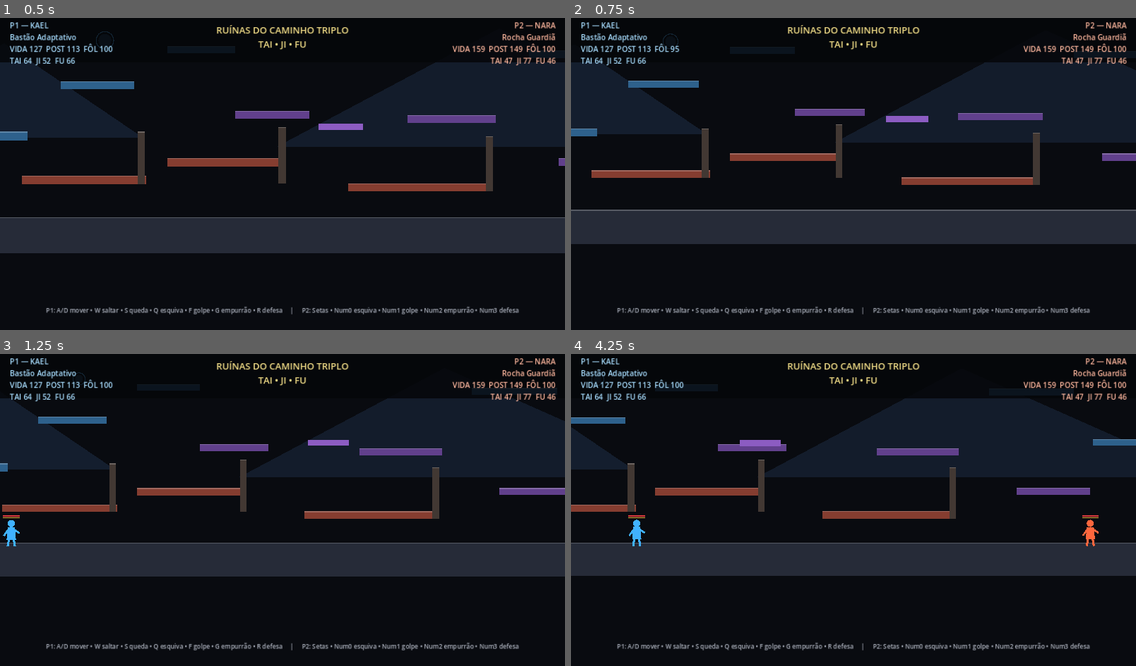
Above: before the commit, frames 1-4 (two rows, left to right).
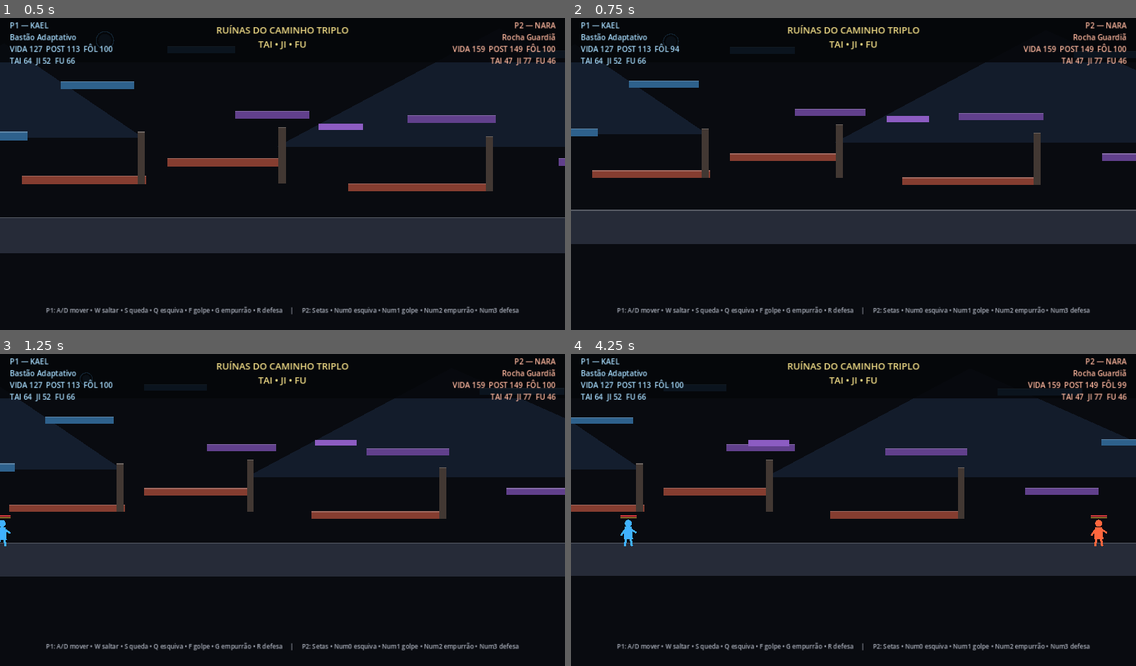
Above: after the commit, the same moments.

Repository: Tehkne-Solutions/taijifu-masters
Game: Godot game, scene res://scenes/main.tscn
The game is run twice, just before and just after one commit, with the same random seed, the same clock (stepped at 60 frames per second) and the same inputs.
Inputs:
- Up to frame 1 (0.5 s): no input
- Up to frame 2 (0.75 s): tap Enter at 0.5 s; hold D (p1_right) from 0.53 s (still down); tap F (p1_attack) at 0.6 s
- Up to frame 3 (1.25 s): keep holding D (p1_right); tap W (p1_jump) at 0.77 s
- Up to frame 4 (4.25 s): tap R (p1_block) at 1.35 s; tap W (p1_jump) at 1.52, 3.02, 3.77 s; release D (p1_right) at 2.03 s; hold A (p1_left) 2.03-2.78 s; tap Q (p1_dodge) at 2.1 s; hold D (p1_right) from 2.78 s (still down); tap G (p1_push) at 2.85 s; tap Keypad 1 (p2_attack) at 3.6 s

Frame 1 is identical in both runs. In frame 2, 0.1% of the frame differs, in the area x 3-100%, y 4-54%; in frame 3, 2.4%; in frame 4, 3.0%, in the area x 0-99%, y 6-62%.

Commit message:
feat: implement phased Tai Ji Fu combat

Diff:
--- a/scripts/fighter/fighter_controller.gd
+++ b/scripts/fighter/fighter_controller.gd
@@ -3,6 +3,14 @@
 
 signal defeated(fighter: FighterController)
 signal combat_state_changed(fighter: FighterController)
+signal parry_performed(fighter: FighterController)
+
+enum AttackPhase {
+	NONE,
+	STARTUP,
+	ACTIVE,
+	RECOVERY
+}
 
 @export_range(1, 2, 1) var player_index: int = 1
 @export var build_preset: StringName = &"adaptive_staff"
@@ -17,8 +25,10 @@
 const JUMP_BUFFER := 0.15
 const DODGE_DURATION := 0.18
 const DODGE_COOLDOWN := 0.42
-const ATTACK_DURATION := 0.11
-const ATTACK_COOLDOWN := 0.30
+const PARRY_WINDOW := 0.09
+const WALL_SLIDE_SPEED := 118.0
+const WALL_JUMP_HORIZONTAL := 335.0
+const WALL_JUMP_VERTICAL := -475.0
 
 var build: BuildProfile
 var health: float
@@ -30,8 +40,11 @@
 var _jump_buffer_timer := 0.0
 var _dodge_timer := 0.0
 var _dodge_cooldown_timer := 0.0
-var _attack_timer := 0.0
-var _attack_cooldown_timer := 0.0
+var _parry_timer := 0.0
+var _air_recovery_available := true
+var _attack_phase: AttackPhase = AttackPhase.NONE
+var _attack_phase_timer := 0.0
+var _current_technique: TechniqueData
 var _attack_targets: Array[Node] = []
 var _is_blocking := false
 
@@ -49,25 +62,32 @@
 	_apply_movement(delta)
 	_apply_gravity(delta)
 	move_and_slide()
-	_update_floor_state(delta)
+	_update_floor_and_wall_state(delta)
 	_update_attack_area()
 	_regenerate_resources(delta)
 	queue_redraw()
 
 func _process_actions() -> void:
-	_is_blocking = Input.is_action_pressed(_action("block")) and is_on_floor() and _attack_timer <= 0.0
+	var can_guard := is_on_floor() and _attack_phase == AttackPhase.NONE and _dodge_timer <= 0.0
+	_is_blocking = Input.is_action_pressed(_action("block")) and can_guard
+
+	if Input.is_action_just_pressed(_action("block")) and can_guard:
+		_parry_timer = PARRY_WINDOW
 
 	if Input.is_action_just_pressed(_action("jump")):
-		_jump_buffer_timer = JUMP_BUFFER
+		if is_on_wall_only() and not is_on_floor():
+			_perform_wall_jump()
+		else:
+			_jump_buffer_timer = JUMP_BUFFER
 
 	if Input.is_action_just_pressed(_action("dodge")):
 		_try_dodge()
 
 	if Input.is_action_just_pressed(_action("attack")):
-		_try_light_attack()
+		_try_contextual_attack()
 
 	if Input.is_action_just_pressed(_action("push")):
-		_try_push()
+		_begin_technique(&"ji_shove")
 
 func _apply_movement(delta: float) -> void:
 	if _dodge_timer > 0.0:
@@ -75,17 +95,31 @@
 		return
 
 	var direction := Input.get_axis(_action("left"), _action("right"))
-	if absf(direction) > 0.01:
+	var can_turn := _attack_phase == AttackPhase.NONE or (
+		_attack_phase == AttackPhase.STARTUP
+		and is_instance_valid(_current_technique)
+		and _current_technique.can_turn_during_startup
+	)
+	if absf(direction) > 0.01 and can_turn:
 		facing = signf(direction)
 
-	var speed_modifier := 0.42 if _is_blocking else 1.0
+	var movement_lock := 1.0
+	match _attack_phase:
+		AttackPhase.STARTUP:
+			movement_lock = 0.48
+		AttackPhase.ACTIVE:
+			movement_lock = 0.28
+		AttackPhase.RECOVERY:
+			movement_lock = 0.62
+
+	var speed_modifier := 0.42 if _is_blocking else movement_lock
 	var target_speed := direction * build.movement_speed() * speed_modifier
 	var acceleration := 1900.0 if is_on_floor() else 760.0
 	var deceleration := 2350.0 if is_on_floor() else 510.0
 	var rate := acceleration if absf(target_speed) > absf(velocity.x) else deceleration
 	velocity.x = move_toward(velocity.x, target_speed, rate * delta)
 
-	if _jump_buffer_timer > 0.0 and (is_on_floor() or _coyote_timer > 0.0):
+	if _jump_buffer_timer > 0.0 and (is_on_floor() or _coyote_timer > 0.0) and _attack_phase == AttackPhase.NONE:
 		velocity.y = build.jump_velocity()
 		_jump_buffer_timer = 0.0
 		_coyote_timer = 0.0
@@ -96,68 +130,166 @@
 	if Input.is_action_pressed(_action("down")) and velocity.y > 40.0:
 		velocity.y += 36.0
 
+	if is_on_wall_only() and velocity.y > WALL_SLIDE_SPEED:
+		velocity.y = WALL_SLIDE_SPEED
+
 func _apply_gravity(delta: float) -> void:
 	if is_on_floor():
 		return
 	velocity.y += (GRAVITY if velocity.y < 0.0 else FALL_GRAVITY) * delta
 	velocity.y = minf(velocity.y, 980.0)
 
-func _update_floor_state(delta: float) -> void:
+func _update_floor_and_wall_state(delta: float) -> void:
 	if is_on_floor():
 		_coyote_timer = COYOTE_TIME
+		_air_recovery_available = true
 	else:
 		_coyote_timer = maxf(0.0, _coyote_timer - delta)
 
+func _perform_wall_jump() -> void:
+	var wall_normal := get_wall_normal()
+	if wall_normal == Vector2.ZERO:
+		wall_normal = Vector2(-facing, 0.0)
+	velocity.x = wall_normal.x * WALL_JUMP_HORIZONTAL
+	velocity.y = WALL_JUMP_VERTICAL
+	facing = signf(wall_normal.x)
+	_air_recovery_available = true
+	_jump_buffer_timer = 0.0
+	combat_state_changed.emit(self)
+
 func _try_dodge() -> void:
-	if _dodge_cooldown_timer > 0.0 or stamina < 18.0 or _is_blocking:
-		return
+	if _dodge_cooldown_timer > 0.0 or stamina < 18.0 or _is_blocking or _attack_phase != AttackPhase.NONE:
+		return
+	if not is_on_floor() and not _air_recovery_available:
+		return
+
+	var direction := Input.get_axis(_action("left"), _action("right"))
+	if absf(direction) > 0.01:
+		facing = signf(direction)
+	if not is_on_floor():
+		_air_recovery_available = false
+
 	stamina -= 18.0
 	_dodge_timer = DODGE_DURATION
 	_dodge_cooldown_timer = DODGE_COOLDOWN
 	combat_state_changed.emit(self)
 
-func _try_light_attack() -> void:
-	if _attack_cooldown_timer > 0.0 or _is_blocking or stamina < 7.0:
-		return
-	stamina -= 7.0
-	_attack_timer = ATTACK_DURATION
-	_attack_cooldown_timer = ATTACK_COOLDOWN
+func _try_contextual_attack() -> void:
+	var technique_id: StringName
+	if not is_on_floor():
+		technique_id = build.technique_for("tai", 1)
+	elif Input.is_action_pressed(_action("down")):
+		technique_id = &"ji_sweep"
+	elif absf(velocity.x) > build.movement_speed() * 0.52:
+		technique_id = build.technique_for("tai", 0)
+	elif build.fu_index() >= build.ji_index():
+		technique_id = build.technique_for("fu", 0)
+	else:
+		technique_id = build.technique_for("ji", 0)
+	_begin_technique(technique_id)
+
+func _begin_technique(technique_id: StringName) -> void:
+	if _attack_phase != AttackPhase.NONE or _dodge_timer > 0.0 or _is_blocking:
+		return
+
+	var technique := TechniqueCatalog.get_technique(technique_id)
+	if not technique.is_valid_for(is_on_floor()) or stamina < technique.stamina_cost:
+		return
+
+	_current_technique = technique
+	stamina -= technique.stamina_cost
+	_attack_phase = AttackPhase.STARTUP
+	_attack_phase_timer = technique.startup_seconds()
 	_attack_targets.clear()
-	attack_shape.disabled = false
-	combat_state_changed.emit(self)
-
-func _try_push() -> void:
-	if _attack_cooldown_timer > 0.0 or stamina < 11.0:
-		return
-	stamina -= 11.0
-	_attack_timer = ATTACK_DURATION * 0.85
-	_attack_cooldown_timer = ATTACK_COOLDOWN * 1.15
-	_attack_targets.clear()
-	attack_shape.disabled = false
-	combat_state_changed.emit(self)
+	attack_shape.disabled = true
+
+	if technique.path == "tai" and is_on_floor():
+		velocity.x += facing * minf(95.0, build.tai_index())
+	combat_state_changed.emit(self)
+
+func _advance_attack_phase() -> void:
+	if not is_instance_valid(_current_technique):
+		_end_technique()
+		return
+
+	match _attack_phase:
+		AttackPhase.STARTUP:
+			_attack_phase = AttackPhase.ACTIVE
+			_attack_phase_timer = _current_technique.active_seconds()
+			_configure_active_hitbox()
+			attack_shape.set_deferred("disabled", false)
+		AttackPhase.ACTIVE:
+			_attack_phase = AttackPhase.RECOVERY
+			_attack_phase_timer = _current_technique.recovery_seconds()
+			attack_shape.set_deferred("disabled", true)
+		AttackPhase.RECOVERY:
+			_end_technique()
+
+func _end_technique() -> void:
+	_attack_phase = AttackPhase.NONE
+	_attack_phase_timer = 0.0
+	_current_technique = null
+	attack_shape.set_deferred("disabled", true)
+	combat_state_changed.emit(self)
+
+func _configure_active_hitbox() -> void:
+	if not is_instance_valid(_current_technique):
+		return
+	var rectangle := attack_shape.shape as RectangleShape2D
+	if rectangle:
+		rectangle.size = _current_technique.hitbox_size
 
 func _update_attack_area() -> void:
-	attack_area.position.x = 35.0 * facing
-	if _attack_timer <= 0.0 and not attack_shape.disabled:
-		attack_shape.set_deferred("disabled", true)
+	if not is_instance_valid(_current_technique):
+		attack_area.position = Vector2(35.0 * facing, -18.0)
+		return
+	attack_area.position = Vector2(
+		_current_technique.hitbox_offset.x * facing,
+		_current_technique.hitbox_offset.y
+	)
 
 func _on_attack_body_entered(body: Node) -> void:
-	if _attack_timer <= 0.0 or body == self or body in _attack_targets:
+	if _attack_phase != AttackPhase.ACTIVE or not is_instance_valid(_current_technique):
+		return
+	if body == self or body in _attack_targets:
 		return
 	if body is FighterController:
 		_attack_targets.append(body)
 		var target := body as FighterController
-		var impulse := Vector2(facing * build.knockback_power(), -105.0)
-		target.receive_hit(build.light_damage(), 11.0 + build.ji_index() * 0.08, impulse, global_position)
-
-func receive_hit(damage: float, posture_damage: float, impulse: Vector2, attacker_position: Vector2) -> void:
+		var path_damage := build.damage_multiplier_for(_current_technique.path)
+		var path_posture := build.posture_multiplier_for(_current_technique.path)
+		var damage := (_current_technique.damage + build.strength * 0.035 + build.technique * 0.02) * path_damage
+		var posture_damage := _current_technique.posture_damage * path_posture
+		var impulse := Vector2(
+			facing * _current_technique.horizontal_force,
+			_current_technique.vertical_force
+		)
+		target.receive_hit(damage, posture_damage, impulse, global_position, self)
+
+func receive_hit(
+	damage: float,
+	posture_damage: float,
+	impulse: Vector2,
+	attacker_position: Vector2,
+	attacker: FighterController = null
+) -> void:
 	if _dodge_timer > 0.06:
+		return
+
+	var attacker_direction := signf(attacker_position.x - global_position.x)
+	var guarding_front := _is_blocking and attacker_direction == facing
+	if guarding_front and _parry_timer > 0.0:
+		posture = minf(build.max_posture(), posture + 8.0)
+		if is_instance_valid(attacker):
+			attacker.apply_parry_recoil(global_position)
+		parry_performed.emit(self)
+		combat_state_changed.emit(self)
 		return
 
 	var damage_reduction := clampf(build.defense * 0.0035, 0.0, 0.34)
 	var posture_reduction := clampf(build.control * 0.0025, 0.0, 0.28)
 
-	if _is_blocking and signf(attacker_position.x - global_position.x) == facing:
+	if guarding_front:
 		damage *= 0.28
 		posture_damage *= 1.15
 		impulse *= 0.42
@@ -169,11 +301,20 @@
 		posture = build.max_posture() * 0.32
 		impulse *= 1.55
 
+	impulse *= 1.0 - build.knockback_resistance()
 	velocity = impulse
 	combat_state_changed.emit(self)
 
 	if health <= 0.0:
 		defeated.emit(self)
+
+func apply_parry_recoil(defender_position: Vector2) -> void:
+	var away := signf(global_position.x - defender_position.x)
+	velocity = Vector2(away * 185.0, -55.0)
+	_attack_phase = AttackPhase.RECOVERY
+	_attack_phase_timer = 0.24
+	attack_shape.set_deferred("disabled", true)
+	combat_state_changed.emit(self)
 
 func reset_fighter(spawn_position: Vector2) -> void:
 	global_position = spawn_position
@@ -181,24 +322,36 @@
 	health = build.max_health()
 	posture = build.max_posture()
 	stamina = 100.0
-	_attack_timer = 0.0
 	_dodge_timer = 0.0
+	_dodge_cooldown_timer = 0.0
+	_parry_timer = 0.0
+	_air_recovery_available = true
+	_end_technique()
 	queue_redraw()
 
 func _regenerate_resources(delta: float) -> void:
 	stamina = minf(100.0, stamina + (15.0 if not _is_blocking else 7.0) * delta)
-	if not _is_blocking and _attack_timer <= 0.0:
+	if not _is_blocking and _attack_phase == AttackPhase.NONE:
 		posture = minf(build.max_posture(), posture + 7.5 * delta)
 
 func _update_timers(delta: float) -> void:
 	_jump_buffer_timer = maxf(0.0, _jump_buffer_timer - delta)
 	_dodge_timer = maxf(0.0, _dodge_timer - delta)
 	_dodge_cooldown_timer = maxf(0.0, _dodge_cooldown_timer - delta)
-	_attack_timer = maxf(0.0, _attack_timer - delta)
-	_attack_cooldown_timer = maxf(0.0, _attack_cooldown_timer - delta)
+	_parry_timer = maxf(0.0, _parry_timer - delta)
+
+	if _attack_phase != AttackPhase.NONE:
+		_attack_phase_timer -= delta
+		if _attack_phase_timer <= 0.0:
+			_advance_attack_phase()
 
 func _action(suffix: String) -> StringName:
 	return StringName("p%d_%s" % [player_index, suffix])
+
+func current_technique_label() -> String:
+	if not is_instance_valid(_current_technique):
+		return "LIVRE"
+	return "%s • %s" % [_current_technique.path.to_upper(), _current_technique.display_name]
 
 func _draw() -> void:
 	var alpha := 0.45 if _dodge_timer > 0.0 else 1.0
@@ -215,8 +368,21 @@
 	draw_line(Vector2(-12, -26), Vector2(-27 * facing, -4), body_color, 7.0)
 	draw_line(Vector2(12, -26), Vector2(30 * facing, -14), body_color, 7.0)
 
-	if _attack_timer > 0.0:
-		draw_arc(Vector2(15 * facing, -18), 37.0, -0.9 if facing > 0 else 2.25, 0.9 if facing > 0 else 4.05, 14, Color(1.0, 0.88, 0.35, 0.9), 5.0)
+	if _attack_phase != AttackPhase.NONE and is_instance_valid(_current_technique):
+		var arc_color := Color(0.36, 0.75, 1.0, 0.9)
+		if _current_technique.path == "ji":
+			arc_color = Color(1.0, 0.43, 0.22, 0.9)
+		elif _current_technique.path == "fu":
+			arc_color = Color(0.72, 0.42, 1.0, 0.9)
+		draw_arc(
+			Vector2(15 * facing, -18),
+			37.0,
+			-0.9 if facing > 0 else 2.25,
+			0.9 if facing > 0 else 4.05,
+			14,
+			arc_color,
+			5.0
+		)
 
 	var health_ratio := health / build.max_health()
 	var posture_ratio := posture / build.max_posture()
